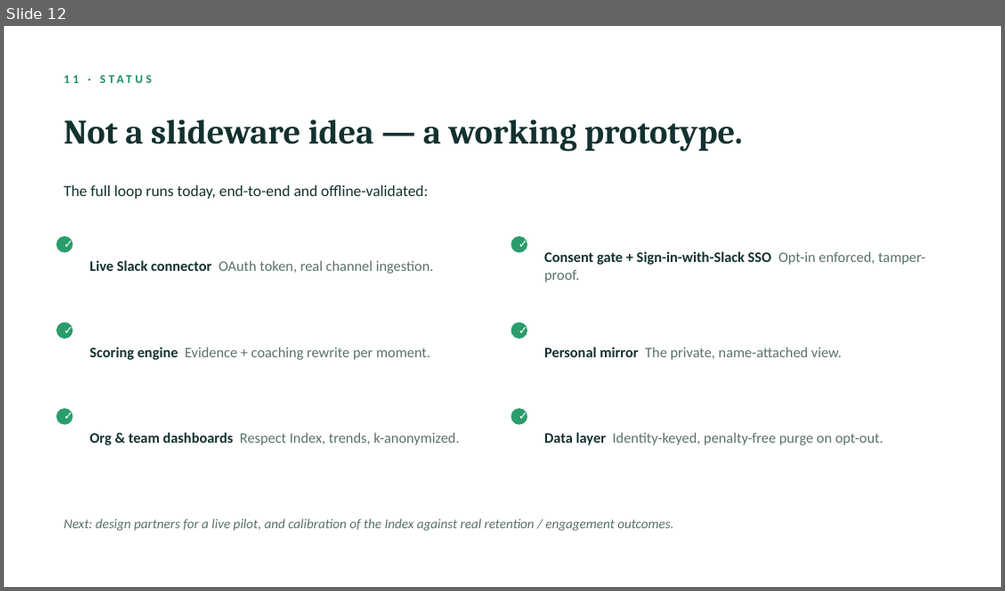
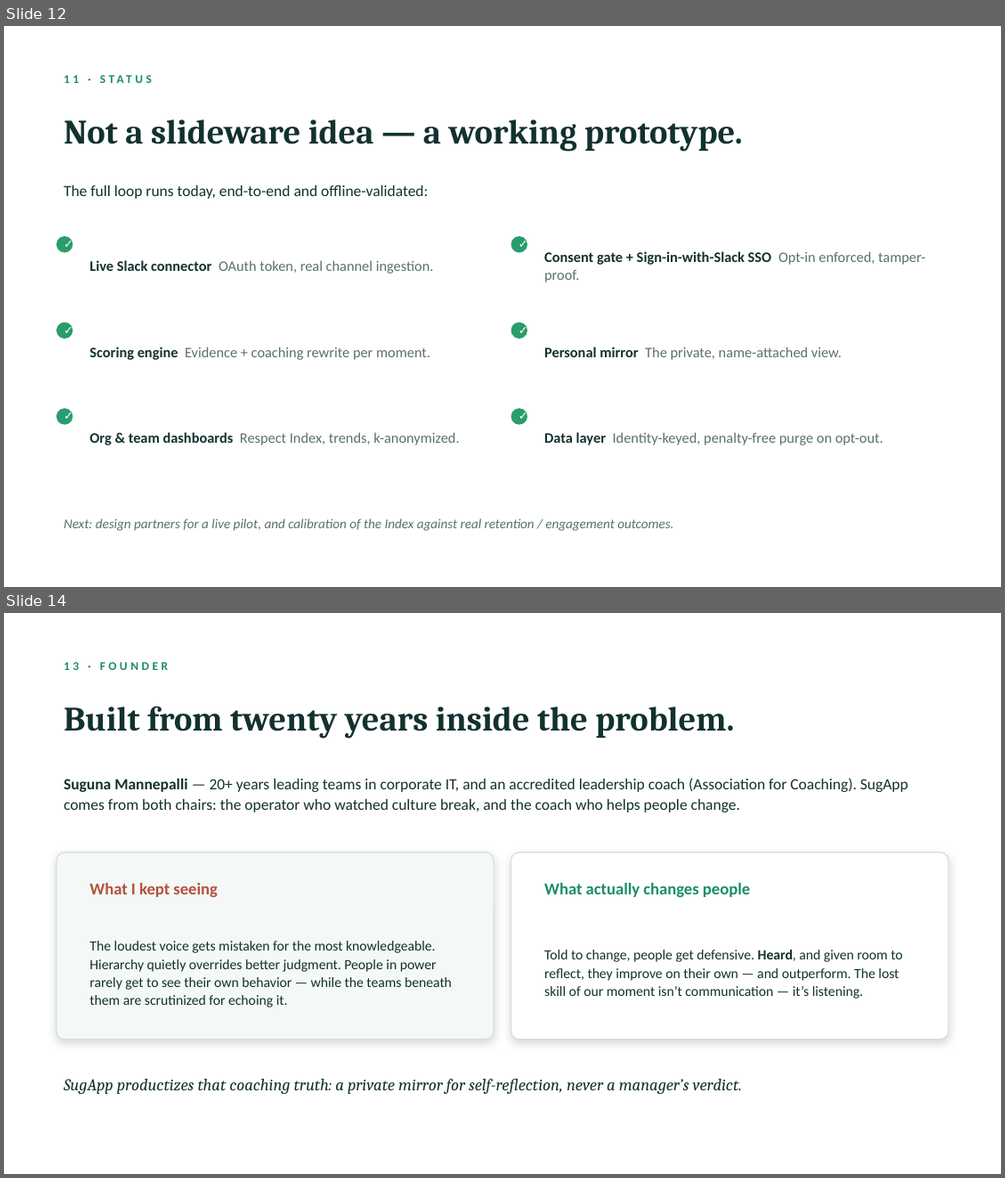
Before and after one commit to rcmannepalli/testapp, a slide deck: prototype/pitch/SugApp_Investor_Brief.pptx. Shown one above the other, each under a label of ours: slide 12 before the commit, slides 12 and 14 after it; the slides between them are not shown. The pictures are 1005x591 and 1005x1178 pixels, drawn with LibreOffice and Linux fonts; fonts in the diff are those of the drawing. Boxes give left, top, right and bottom in pixels: in the first picture for what was removed or moved away, otherwise in the second. Text is boxed around its words. In the diff, an @@ line names an element or a change of style, - is before the commit and + after.

```diff
--- a/prototype/pitch/SugApp_Investor_Brief.pptx
+++ b/prototype/pitch/SugApp_Investor_Brief.pptx
@@ slide 14 added at <box>4,613,1001,1174</box>, background #FFFFFF @@
@@ text added at <box>64,662,168,670</box>, 11.5 pt, text #1C8D69, bold @@
+13 · FOUNDER
@@ text added at <box>64,706,734,738</box>, 33 pt, text #12312F, bold @@
+Built from twenty years inside the problem.
@@ text added at <box>64,778,908,812</box>, 15 pt, text #12312F @@
+Suguna Mannepalli — 20+ years leading teams in corporate IT, and an accredited leadership coach (Association for Coaching). SugApp comes from both chairs: the operator who watched culture break, and the coach who helps people change.
@@ rounded rectangle added at <box>57,852,494,1039</box>, fill #F4F8F6, outline #D2DED9 1 pt @@
@@ rounded rectangle added at <box>511,852,948,1039</box>, fill #FFFFFF, outline #D2DED9 1 pt @@
@@ text added at <box>89,883,218,897</box>, 16 pt, text #B5503F, bold @@
+What I kept seeing
@@ text added at <box>544,883,750,897</box>, 16 pt, text #1C8D69, bold @@
+What actually changes people
@@ text added at <box>89,941,452,1007</box>, 13.5 pt, text #12312F @@
+The loudest voice gets mistaken for the most knowledgeable. Hierarchy quietly overrides better judgment. People in power rarely get to see their own behavior — while the teams beneath them are scrutinized for echoing it.
@@ text added at <box>544,949,902,998</box>, 13.5 pt, text #12312F @@
+Told to change, people get defensive. Heard, and given room to reflect, they improve on their own — and outperform. The lost skill of our moment isn’t communication — it’s listening.
@@ text added at <box>64,1078,742,1094</box>, 16 pt, text #12312F, italic @@
+SugApp productizes that coaching truth: a private mirror for self-reflection, never a manager’s verdict.
```
Also in this commit, not shown: 1 slide changed, 1 other slide added, 4 other files.
